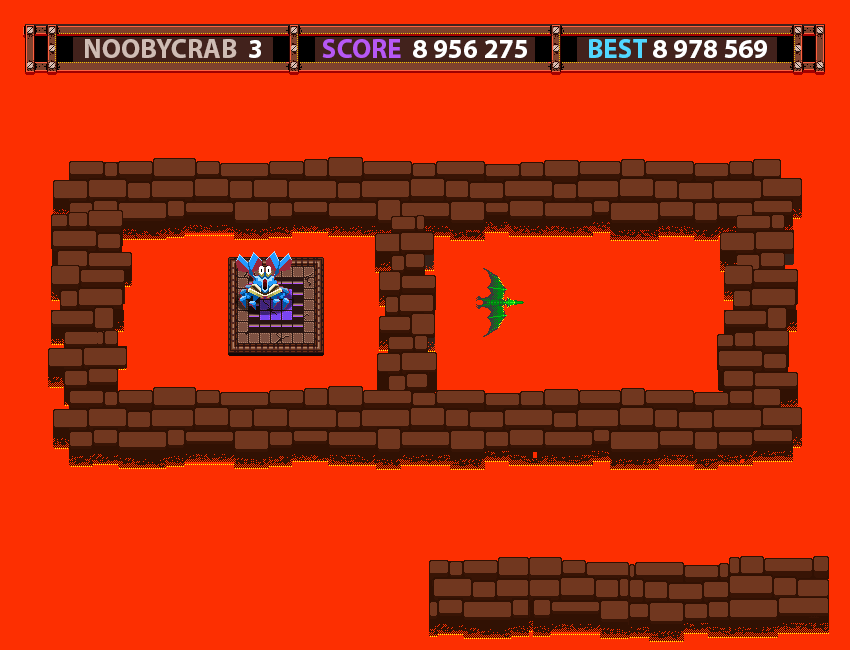
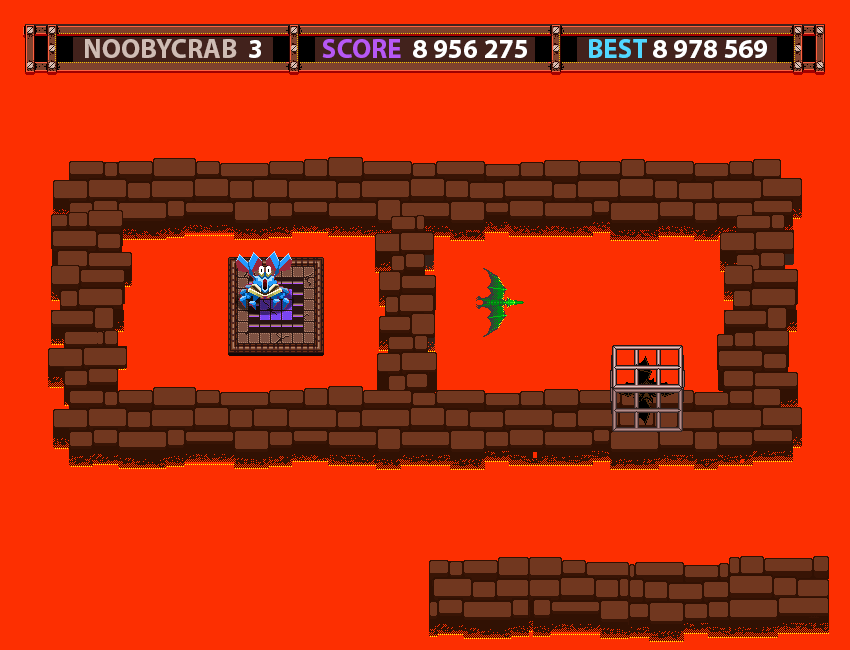
Layer changes from the first 850×650 image to the second:
added layer "Layer 39" in group "LD" over <box>612,388,683,432</box>
added layer "Layer 39 copy" in group "LD" over <box>610,345,685,432</box>
added layer "ptero00flight copy" in group "LD" over <box>612,376,681,403</box>
added layer "ptero00flight" in group "LD" over <box>631,356,658,425</box>
